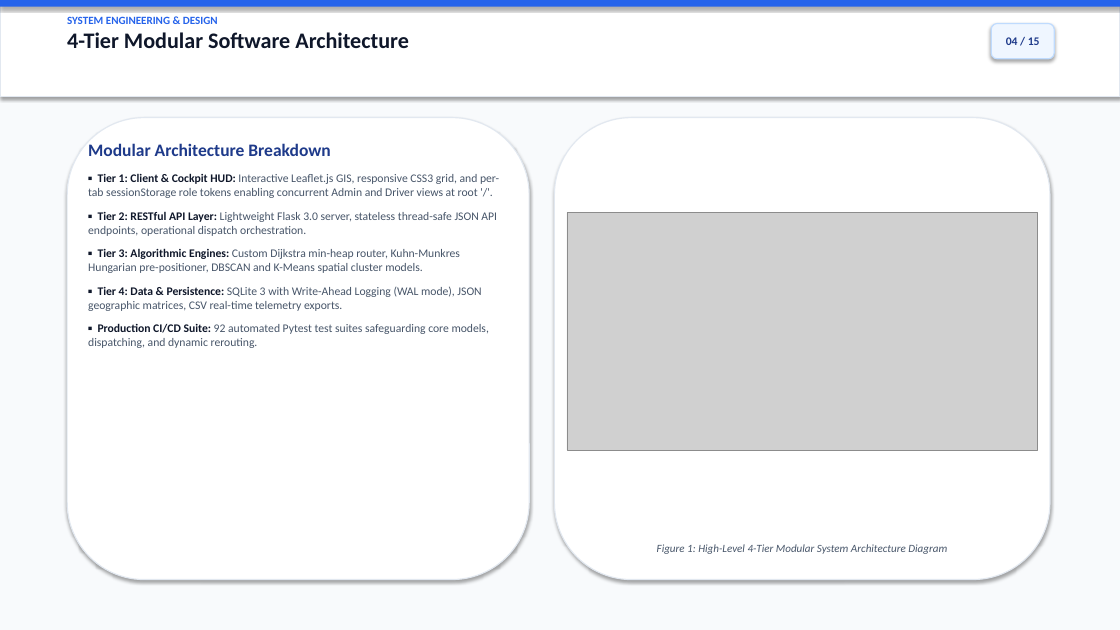
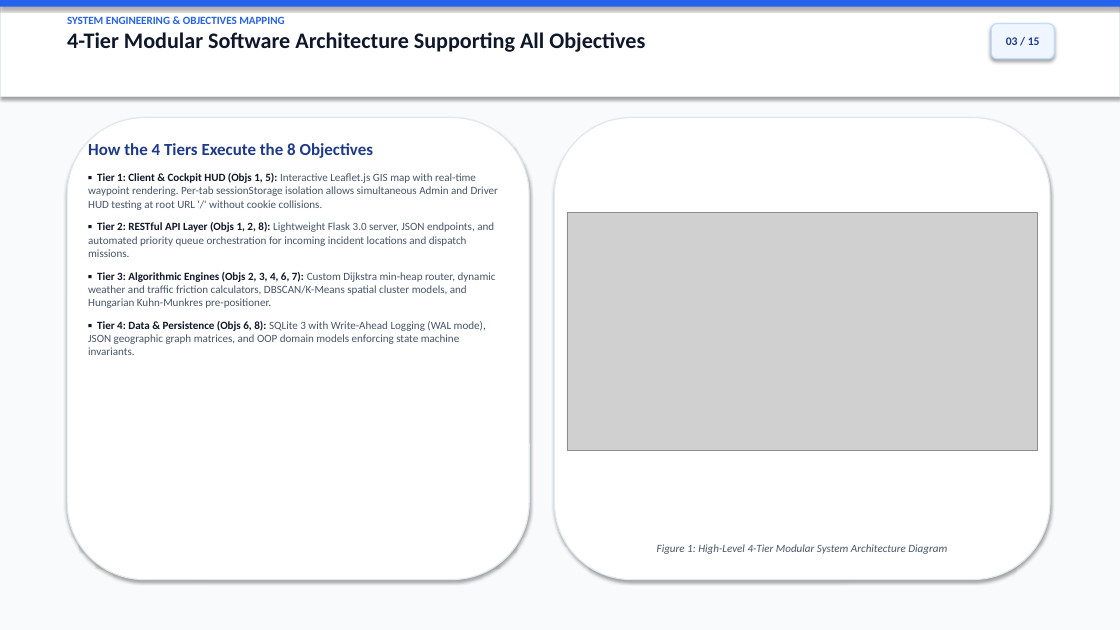
Before and after one commit to Irfans8896/ambulance-dispatch-optimizer, a slide deck: slide 3 of Ambulance_Dispatch_Route_Optimizer_Presentation.pptx (slide 4 before the commit). Drawn at 1120x630 pixels with LibreOffice and Linux fonts; fonts in the diff are those of the drawing; grey boxes stand for pictures. Boxes give left, top, right and bottom in pixels: in the first picture for what was removed or moved away, otherwise in the second. Text is boxed around its words. In the diff, an @@ line names an element or a change of style, - is before the commit and + after.

Commit message:
docs: restructure 15-slide presentation to focus directly on 8 core project objectives

```diff
--- a/Ambulance_Dispatch_Route_Optimizer_Presentation.pptx
+++ b/Ambulance_Dispatch_Route_Optimizer_Presentation.pptx
@@ text at box(67, 16, 645, 52): text changed @@
-SYSTEM ENGINEERING & DESIGN
-4-Tier Modular Software Architecture
+SYSTEM ENGINEERING & OBJECTIVES MAPPING
+4-Tier Modular Software Architecture Supporting All Objectives
@@ text in rounded rectangle at box(1006, 37, 1040, 45): text changed @@
-04 / 15
+03 / 15
@@ text at box(88, 143, 498, 355): text changed; size 10 to 9.5 pt @@
-Modular Architecture Breakdown
-▪ Tier 1: Client & Cockpit HUD: Interactive Leaflet.js GIS, responsive CSS3 grid, and per-tab sessionStorage role tokens enabling concurrent Admin and Driver views at root '/'.
-▪ Tier 2: RESTful API Layer: Lightweight Flask 3.0 server, stateless thread-safe JSON API endpoints, operational dispatch orchestration.
-▪ Tier 3: Algorithmic Engines: Custom Dijkstra min-heap router, Kuhn-Munkres Hungarian pre-positioner, DBSCAN and K-Means spatial cluster models.
-▪ Tier 4: Data & Persistence: SQLite 3 with Write-Ahead Logging (WAL mode), JSON geographic matrices, CSV real-time telemetry exports.
-▪ Production CI/CD Suite: 92 automated Pytest test suites safeguarding core models, dispatching, and dynamic rerouting.
+How the 4 Tiers Execute the 8 Objectives
+▪ Tier 1: Client & Cockpit HUD (Objs 1, 5): Interactive Leaflet.js GIS map with real-time waypoint rendering. Per-tab sessionStorage isolation allows simultaneous Admin and Driver HUD testing at root URL '/' without cookie collisions.
+▪ Tier 2: RESTful API Layer (Objs 1, 2, 8): Lightweight Flask 3.0 server, JSON endpoints, and automated priority queue orchestration for incoming incident locations and dispatch missions.
+▪ Tier 3: Algorithmic Engines (Objs 2, 3, 4, 6, 7): Custom Dijkstra min-heap router, dynamic weather and traffic friction calculators, DBSCAN/K-Means spatial cluster models, and Hungarian Kuhn-Munkres pre-positioner.
+▪ Tier 4: Data & Persistence (Objs 6, 8): SQLite 3 with Write-Ahead Logging (WAL mode), JSON geographic graph matrices, and OOP domain models enforcing state machine invariants.
```
Also in this commit, not shown: 8 other slides changed, 6 slides added, 6 slides removed, 2 other files.
